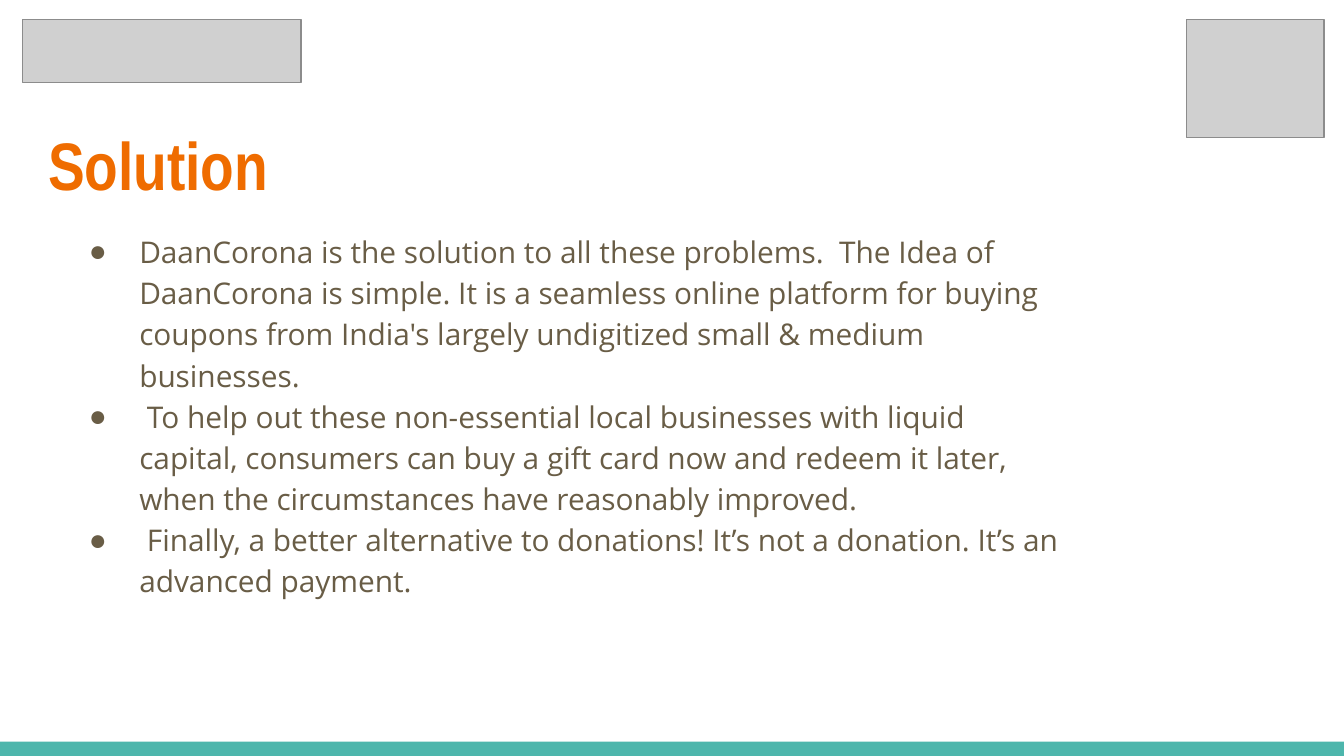
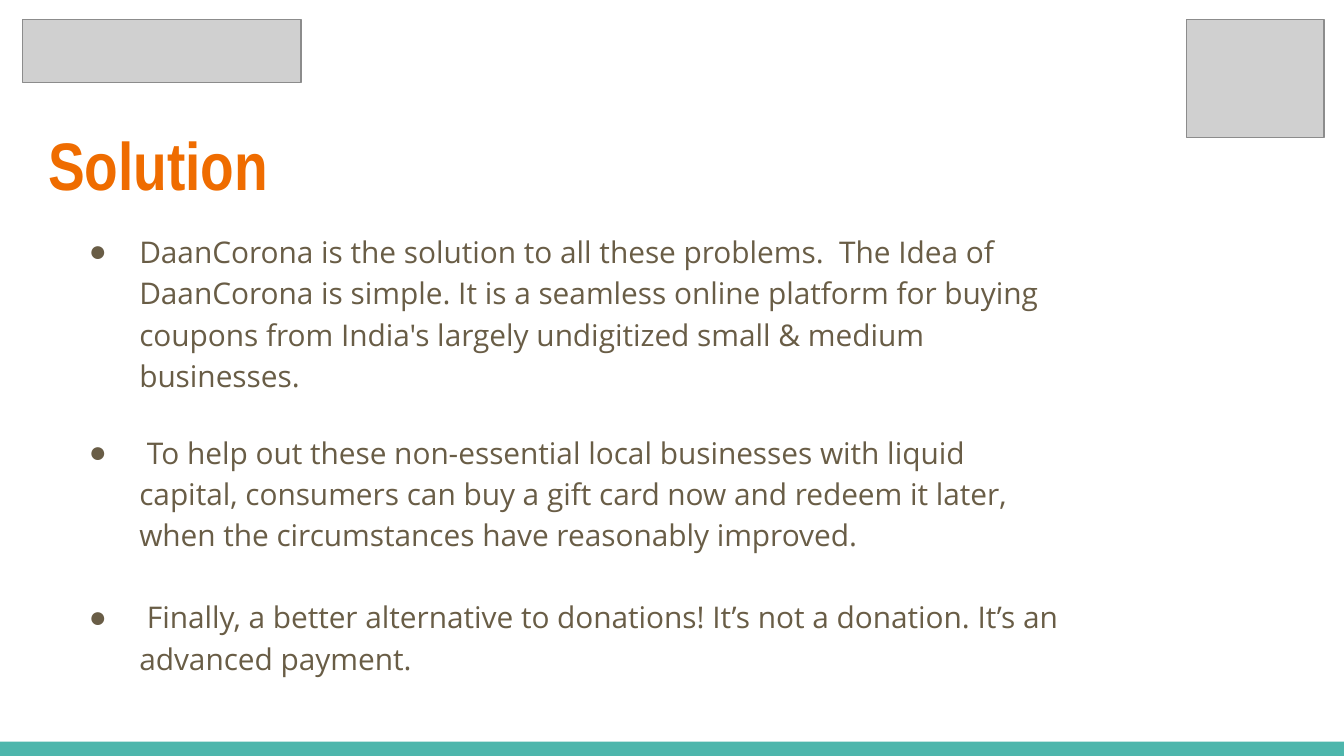
Before and after one commit to InternityFoundation/DaanCorona_1997, a slide deck: slide 5 of DaanCorona_1997_HackCovid-19_pitch_deck.pptx. Drawn at 1344x756 pixels with LibreOffice and Linux fonts; fonts in the diff are those of the drawing; grey boxes stand for pictures. Boxes give left, top, right and bottom in pixels: in the first picture for what was removed or moved away, otherwise in the second. Text is boxed around its words. In the diff, an @@ line names an element or a change of style, - is before the commit and + after.

```diff
--- a/DaanCorona_1997_HackCovid-19_pitch_deck.pptx
+++ b/DaanCorona_1997_HackCovid-19_pitch_deck.pptx
@@ text "DaanCorona is the solution to ..." rewrapped from box(139, 240, 1058, 599) to box(139, 240, 1058, 677) @@
```
Also in this commit, not shown: 5 other slides changed.
